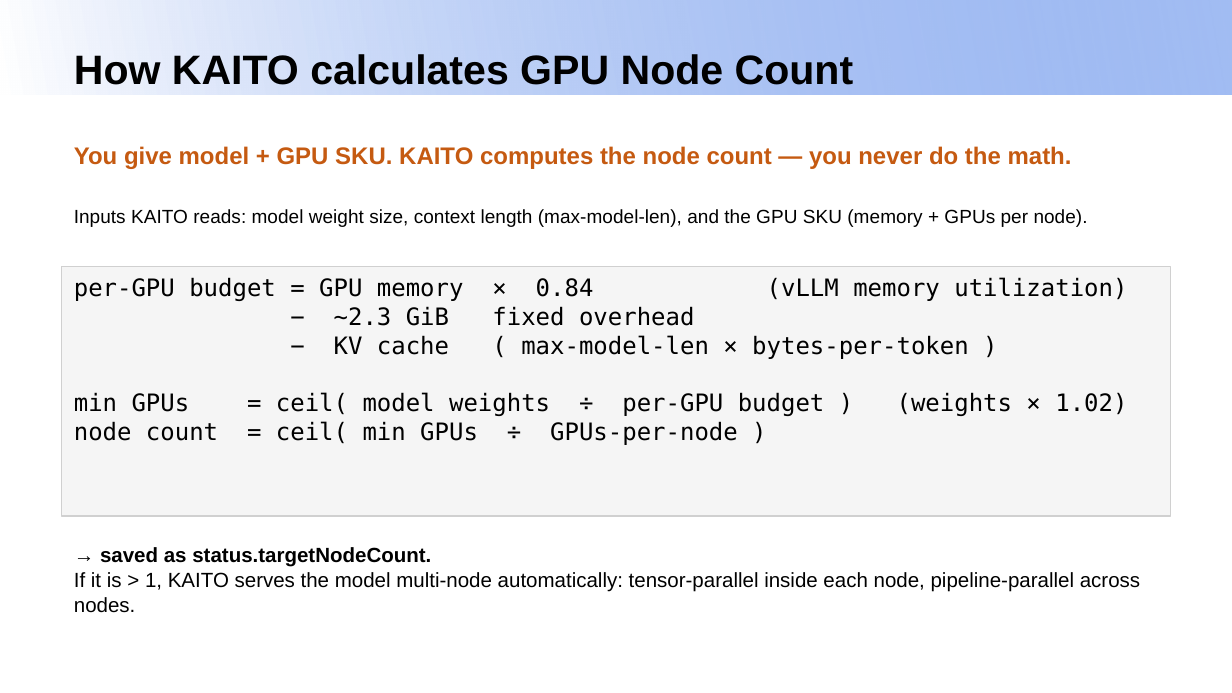
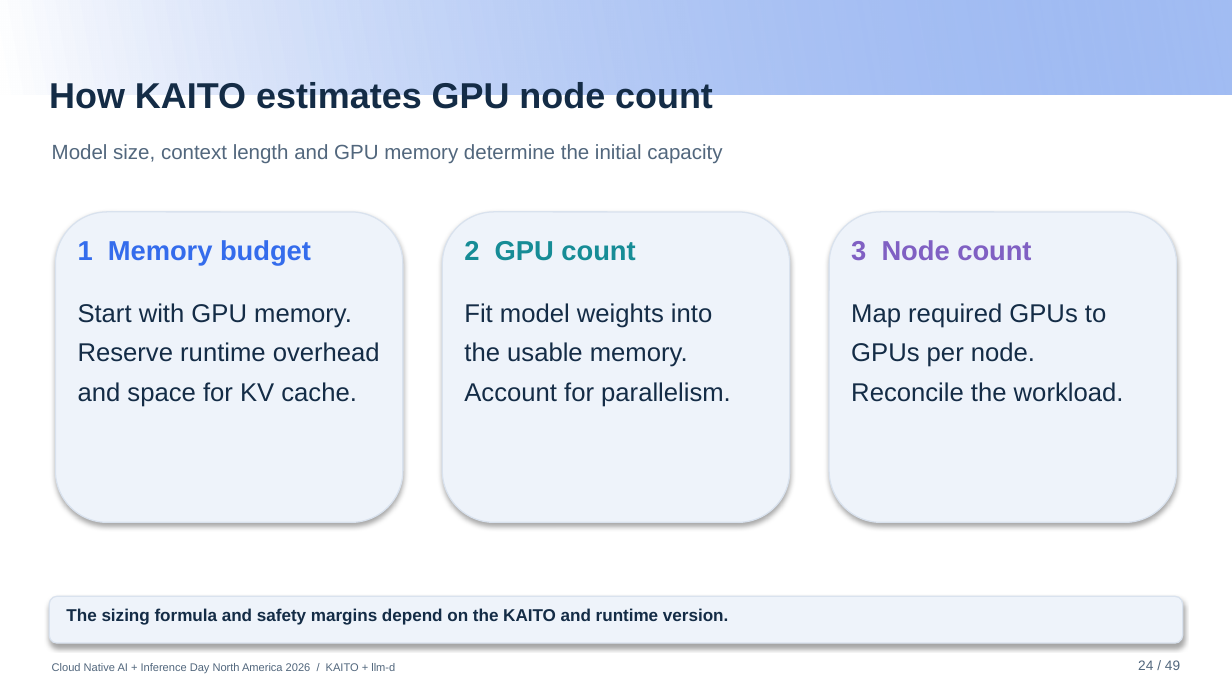
Before and after one commit to andyzhangx/demo, a slide deck: slide 24 of llm/pd-disaggregation/kubecon-na-2026-pd-disaggregation-kaito-llmd.pptx. Drawn at 1232x693 pixels with LibreOffice and Linux fonts; fonts in the diff are those of the drawing; background and template pictures are left out. Boxes give left, top, right and bottom in pixels: in the first picture for what was removed or moved away, otherwise in the second. Text is boxed around its words. In the diff, an @@ line names an element or a change of style, - is before the commit and + after.

```diff
--- a/llm/pd-disaggregation/kubecon-na-2026-pd-disaggregation-kaito-llmd.pptx
+++ b/llm/pd-disaggregation/kubecon-na-2026-pd-disaggregation-kaito-llmd.pptx
@@ text at (49,82,713,115): text changed; size 24 to 21 pt; text colour #000000 to #142C46 @@
-How KAITO calculates GPU Node Count
+How KAITO estimates GPU node count
@@ text at (52,144,722,164): text changed; size 14 to 12 pt; text colour #C55A11 to #52677D; bold off @@
-You give model + GPU SKU. KAITO computes the node count — you never do the math.
+Model size, context length and GPU memory determine the initial capacity
@@ text removed at (74,209,1088,227) @@
-Inputs KAITO reads: model weight size, context length (max-model-len), and the GPU SKU (memory + GPUs per node).
@@ rounded rectangle added at (55,212,403,522), fill #EEF3FA, outline #D9E2EE 0.75 pt @@
@@ rounded rectangle added at (442,212,790,522), fill #EEF3FA, outline #D9E2EE 0.75 pt @@
@@ rounded rectangle added at (829,212,1177,522), fill #EEF3FA, outline #D9E2EE 0.75 pt @@
@@ rectangle removed at (62,267,1170,516) @@
-per-GPU budget = GPU memory × 0.84 (vLLM memory utilization)
-− ~2.3 GiB fixed overhead
-− KV cache ( max-model-len × bytes-per-token )
-min GPUs = ceil( model weights ÷ per-GPU budget ) (weights × 1.02)
-node count = ceil( min GPUs ÷ GPUs-per-node )
@@ text added at (78,240,311,265), 16 pt, text #346CEC, bold @@
+1 Memory budget
@@ text added at (464,241,635,261), 16 pt, text #168C96, bold @@
+2 GPU count
@@ text added at (851,240,1031,261), 16 pt, text #8060C3, bold @@
+3 Node count
@@ text added at (78,303,380,407), 15 pt, text #142C46 @@
+Start with GPU memory.
+Reserve runtime overhead
+and space for KV cache.
@@ text added at (464,303,731,407), 15 pt, text #142C46 @@
+Fit model weights into
+the usable memory.
+Account for parallelism.
@@ text added at (851,303,1124,402), 15 pt, text #142C46 @@
+Map required GPUs to
+GPUs per node.
+Reconcile the workload.
@@ text removed at (74,547,1140,613) @@
-→ saved as status.targetNodeCount.
-If it is > 1, KAITO serves the model multi-node automatically: tensor-parallel inside each node, pipeline-parallel across nodes.
@@ rounded rectangle added at (49,596,1183,643), fill #EEF3FA, outline #D9E2EE 0.75 pt @@
@@ text added at (66,608,728,625), 10 pt, text #142C46, bold @@
+The sizing formula and safety margins depend on the KAITO and runtime version.
@@ text added at (52,663,395,673), 6.5 pt, text #52677D @@
+Cloud Native AI + Inference Day North America 2026 / KAITO + llm-d
@@ text added at (1138,660,1180,670), 8 pt, text #52677D @@
+24 / 49
```
Also in this commit, not shown: 40 other slides changed, 7 slides added, 7 slides removed.
